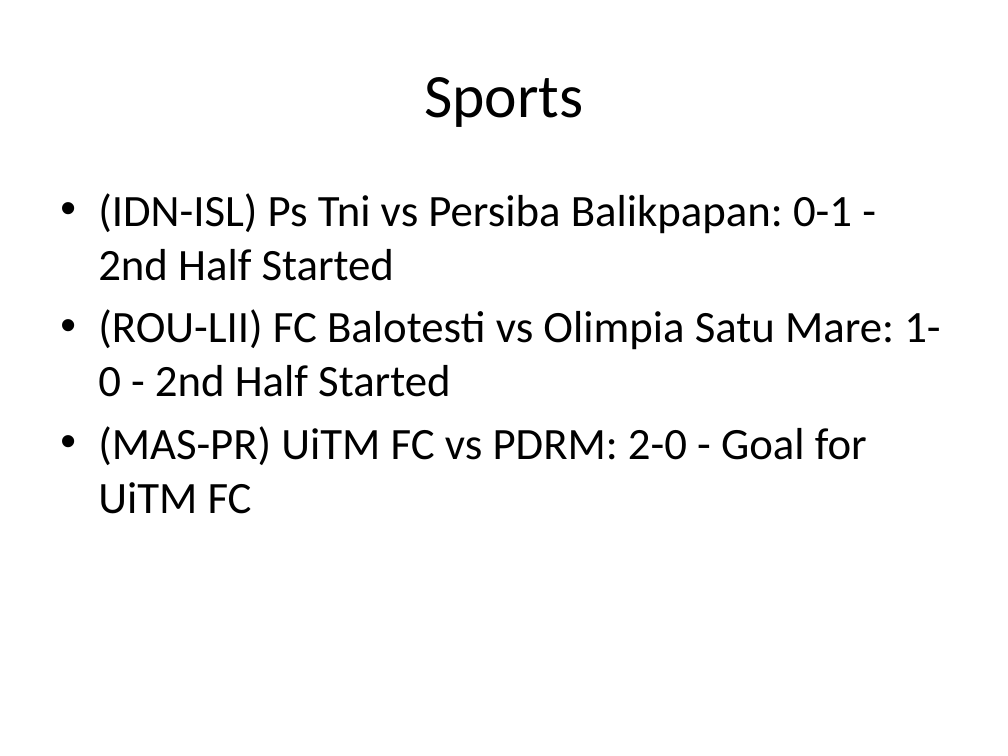
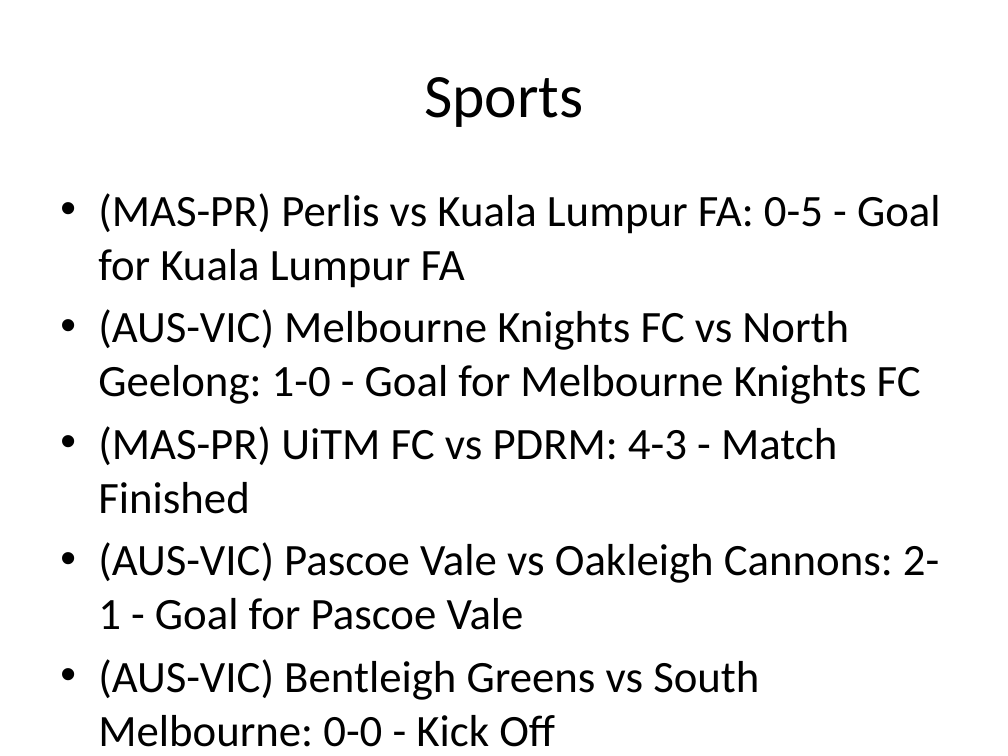
Before and after one commit to co-devs/daily-brief, a slide deck: slide 5 of dailyBrief20170505.pptx. Drawn at 1008x756 pixels with LibreOffice and Linux fonts; fonts in the diff are those of the drawing. Boxes give left, top, right and bottom in pixels: in the first picture for what was removed or moved away, otherwise in the second. Text is boxed around its words. In the diff, an @@ line names an element or a change of style, - is before the commit and + after.

Commit message:
New daily brief again. Added limit option for sports scores

```diff
--- a/dailyBrief20170505.pptx
+++ b/dailyBrief20170505.pptx
@@ text at (x1=98, y1=193, x2=941, y2=700): text changed @@
-• (IDN-ISL) Ps Tni vs Persiba Balikpapan: 0-1 - 2nd Half Started
-• (ROU-LII) FC Balotesti vs Olimpia Satu Mare: 1-0 - 2nd Half Started
-• (MAS-PR) UiTM FC vs PDRM: 2-0 - Goal for UiTM FC
+• (MAS-PR) Perlis vs Kuala Lumpur FA: 0-5 - Goal for Kuala Lumpur FA
+• (AUS-VIC) Melbourne Knights FC vs North Geelong: 1-0 - Goal for Melbourne Knights FC
+• (MAS-PR) UiTM FC vs PDRM: 4-3 - Match Finished
+• (AUS-VIC) Pascoe Vale vs Oakleigh Cannons: 2-1 - Goal for Pascoe Vale
+• (AUS-VIC) Bentleigh Greens vs South Melbourne: 0-0 - Kick Off
```
Also in this commit, not shown: 2 other slides changed, 1 other file.
